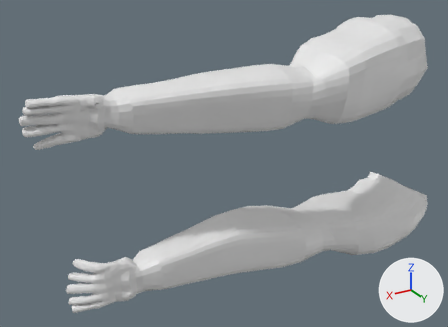
Before and after pictures for a commit that changed the FBX model Assets/Models/AnimaedModels/arms_rig_v2.fbx.
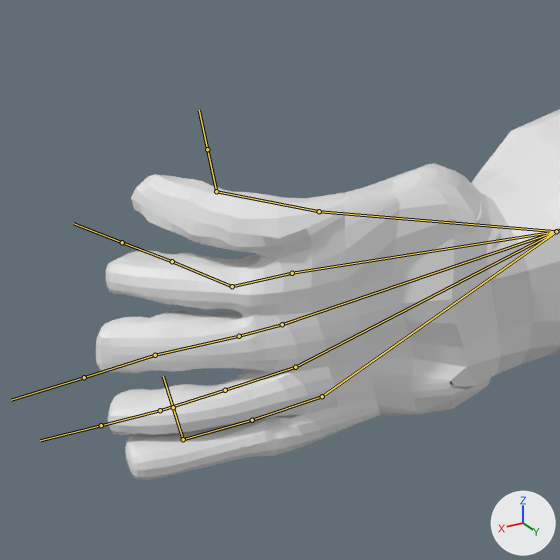
There are two pictures of each version: one whole from a 50 mm lens placed at (6.63, 10.43, 5.5), pointed at (0.01, -0.6, -0.02), one close up on the part from 11% to 33% of the width and 70% to 100% of the height. Lighting does not change. The marker at lower right points along +X, +Y and +Z. Both versions are drawn at frame 24 of the action 'Armature|Crawl'; the numbers are the values there. The bones that bend it are drawn over the model as lines in the close-ups.

Objects in the first close-up: 'Arm1.001'.
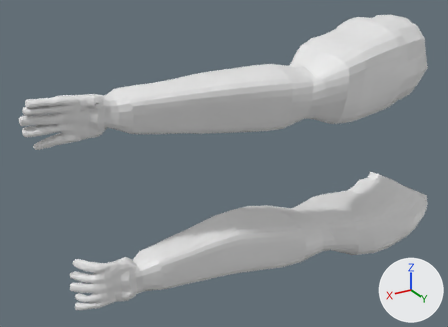
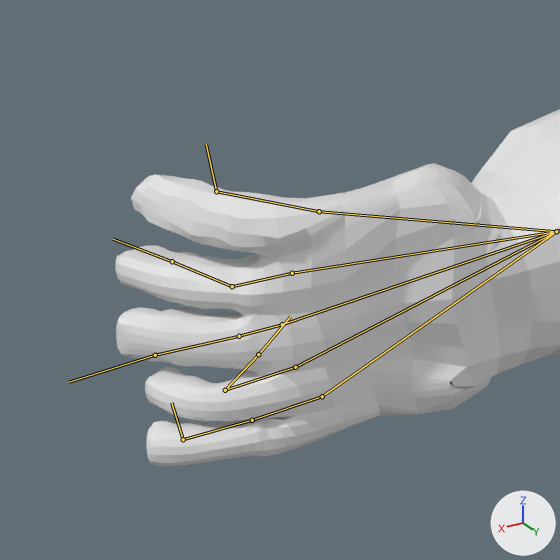
Location of each change, (x1, y1, x2, y2) in pixels of the close-ups (560 x 560 px):
'Arm1.001', posed: before (96, 109, 560, 480); after (115, 109, 560, 466)
bone 'Bone.012', root to tip: before (225, 390) to (160, 410); after (225, 390) to (258, 354)

The edits, one by one:
Bone 'Bone.012' (bone_bone_012) turns from (0, 0, 0) to (0, 0, -142) degrees about its own x, y and z.
